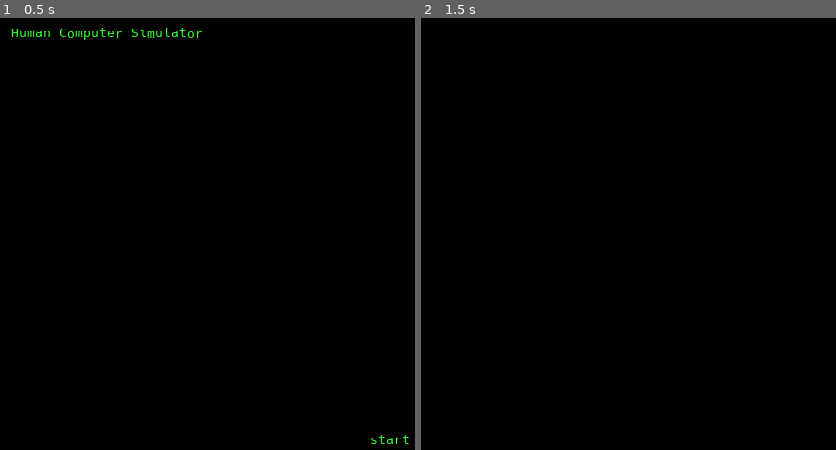
Above: before the commit, frames 1-2 (left to right).
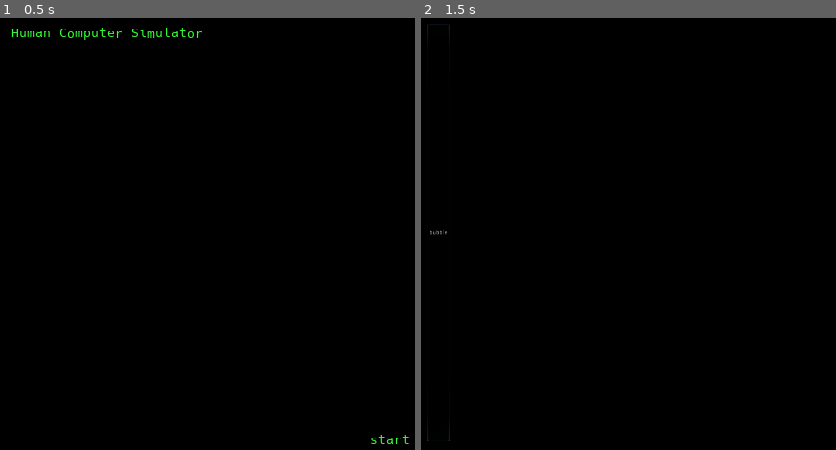
Above: after the commit, the same moments.

Repository: danielzting/algorithm-simulator
Game: Godot game, scene res://MainMenu.tscn
Same seed, same stepped clock (60 frames per second), same inputs: the game is played once before the commit and once after it.
Inputs (mouse positions are in pixels of both pictures, inside the frame that each line leads up to):
- Up to frame 1 (0.5 s): no input
- Up to frame 2 (1.5 s): click "start" at 0.5 s; click (437, 234) at 1.25 s, where only the run after the commit has a clickable "bubble"

Frame 1 is identical in both runs. In frame 2, less than 0.1% of the frame differs, in the area x 1-7%, y 1-98%.

Commit message:
feat: add basic level loading
The levels are stored in an array in levels.json and are programatically
loaded in LevelSelect.gd to separate presentation and logic.

Diff:
--- /dev/null
+++ b/LevelSelect.gd
@@ -0,0 +1,11 @@
+extends HBoxContainer
+
+func _ready():
+	var file = File.new()
+	file.open("res://levels.json", file.READ)
+	var levels = parse_json(file.get_as_text())
+	for level in levels:
+		var button = Button.new()
+		button.flat = true
+		button.text = level
+		add_child(button)
--- a/LevelSelect.tscn
+++ b/LevelSelect.tscn
@@ -1,8 +1,29 @@
-[gd_scene format=2]
+[gd_scene load_steps=2 format=2]
 
-[node name="MarginContainer" type="MarginContainer"]
+[ext_resource path="res://LevelSelect.gd" type="Script" id=1]
+
+[node name="Viewport" type="MarginContainer"]
 anchor_right = 1.0
 anchor_bottom = 1.0
+custom_constants/margin_right = 50
+custom_constants/margin_top = 30
+custom_constants/margin_left = 30
+custom_constants/margin_bottom = 50
 __meta__ = {
 "_edit_use_anchors_": false
 }
+
+[node name="LevelSelect" type="HBoxContainer" parent="."]
+margin_left = 30.0
+margin_top = 30.0
+margin_right = 1870.0
+margin_bottom = 1030.0
+script = ExtResource( 1 )
+
+[node name="List" type="Control" parent="LevelSelect"]
+margin_bottom = 1000.0
+
+[node name="Info" type="Control" parent="LevelSelect"]
+margin_left = 4.0
+margin_right = 4.0
+margin_bottom = 1000.0
--- a/MainMenu.tscn
+++ b/MainMenu.tscn
@@ -5,7 +5,7 @@
 
 [sub_resource type="StyleBoxEmpty" id=1]
 
-[node name="MainMenu" type="MarginContainer"]
+[node name="Viewport" type="MarginContainer"]
 anchor_left = 0.000711028
 anchor_top = 0.00126399
 anchor_right = 1.00071
@@ -18,27 +18,27 @@
 "_edit_use_anchors_": false
 }
 
-[node name="Viewport" type="VBoxContainer" parent="."]
+[node name="MainMenu" type="VBoxContainer" parent="."]
 margin_left = 50.0
 margin_top = 30.0
 margin_right = 1869.0
 margin_bottom = 1049.0
 script = ExtResource( 1 )
 
-[node name="Title" type="Label" parent="Viewport"]
+[node name="Title" type="Label" parent="MainMenu"]
 margin_right = 1819.0
 margin_bottom = 38.0
 custom_fonts/font = ExtResource( 2 )
 custom_colors/font_color = Color( 0.2, 1, 0.2, 1 )
 text = "Human Computer Simulator"
 
-[node name="Display" type="Control" parent="Viewport"]
+[node name="Display" type="Control" parent="MainMenu"]
 margin_top = 42.0
 margin_right = 1819.0
 margin_bottom = 971.0
 size_flags_vertical = 3
 
-[node name="StartButton" type="Button" parent="Viewport"]
+[node name="StartButton" type="Button" parent="MainMenu"]
 margin_left = 856.0
 margin_top = 975.0
 margin_right = 963.0
@@ -51,4 +51,4 @@
 custom_colors/font_color_pressed = Color( 1, 0.690196, 0, 1 )
 text = "start"
 flat = true
-[connection signal="pressed" from="Viewport/StartButton" to="Viewport" method="_on_StartButton_pressed"]
+[connection signal="pressed" from="MainMenu/StartButton" to="MainMenu" method="_on_StartButton_pressed"]
--- /dev/null
+++ b/levels.json
@@ -0,0 +1,3 @@
+[
+	"bubble"
+]
